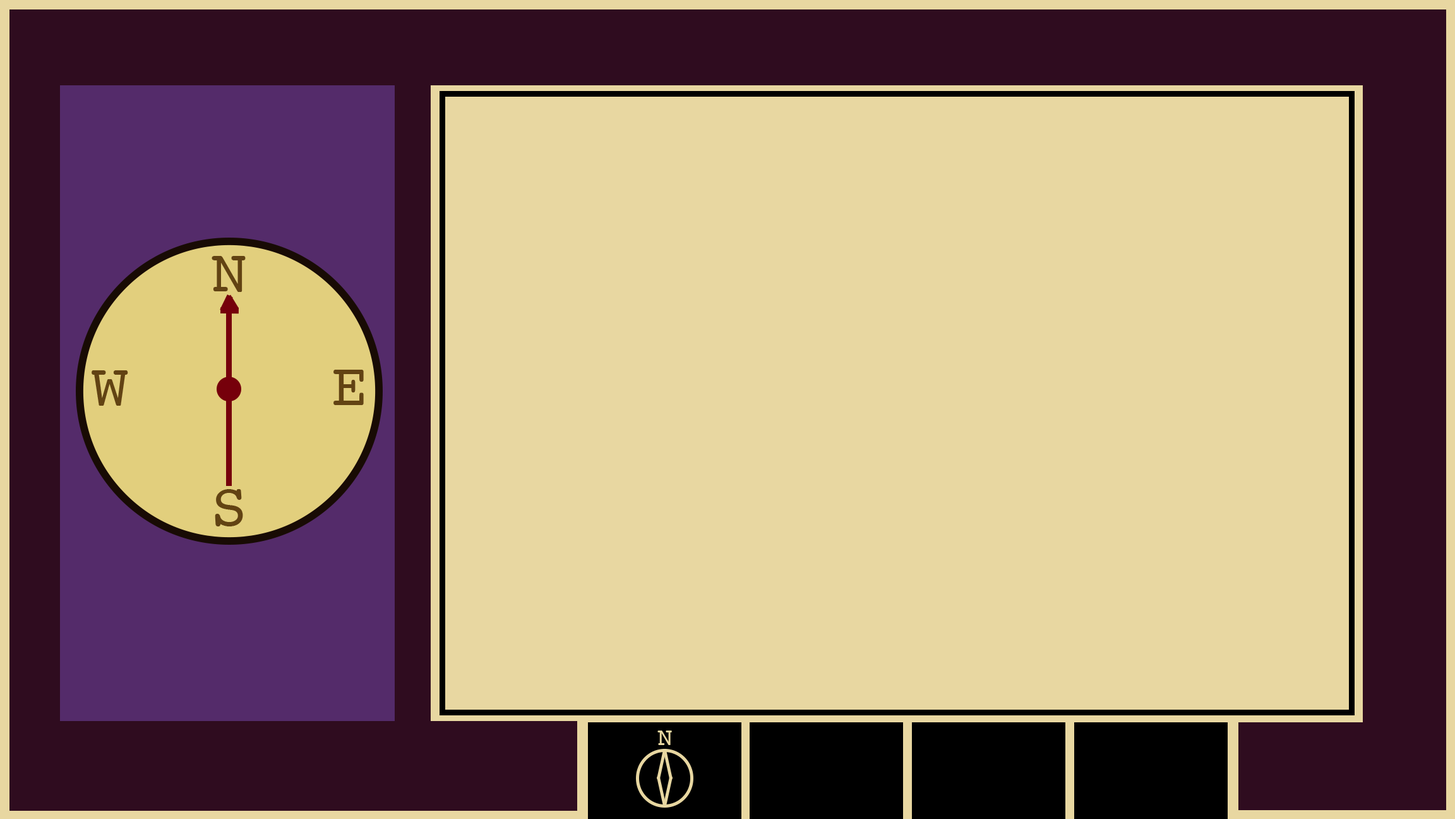
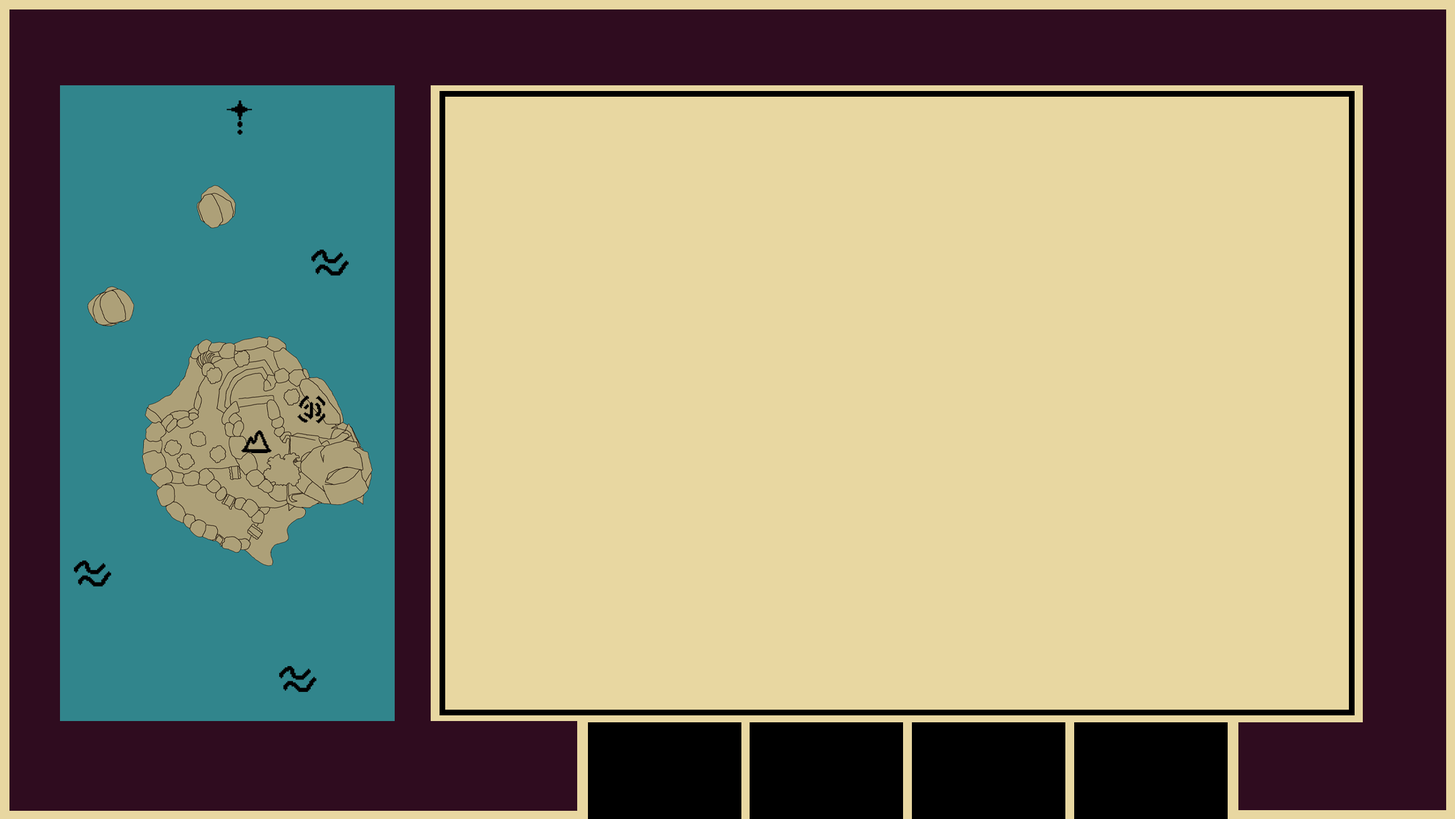
Layered file, before and after one edit (1455x819). Changes by layer:
hid group "Compass" (11 layers) over [60, 85, 694, 808]
added layer "Symbol1 copy 2" above "Symbol1 copy" over [311, 249, 349, 276]
added layer "Symbol1 copy" above "Symbol1" over [279, 665, 317, 692]
added layer "Symbol1" above "Symbol7" over [73, 560, 112, 587]
added layer "Symbol7" above "Symbol5" over [226, 100, 253, 135]
added layer "Symbol5" above "Symbol12" over [241, 430, 272, 453]
added layer "Symbol12" above "Layer 6" over [297, 395, 326, 424]
